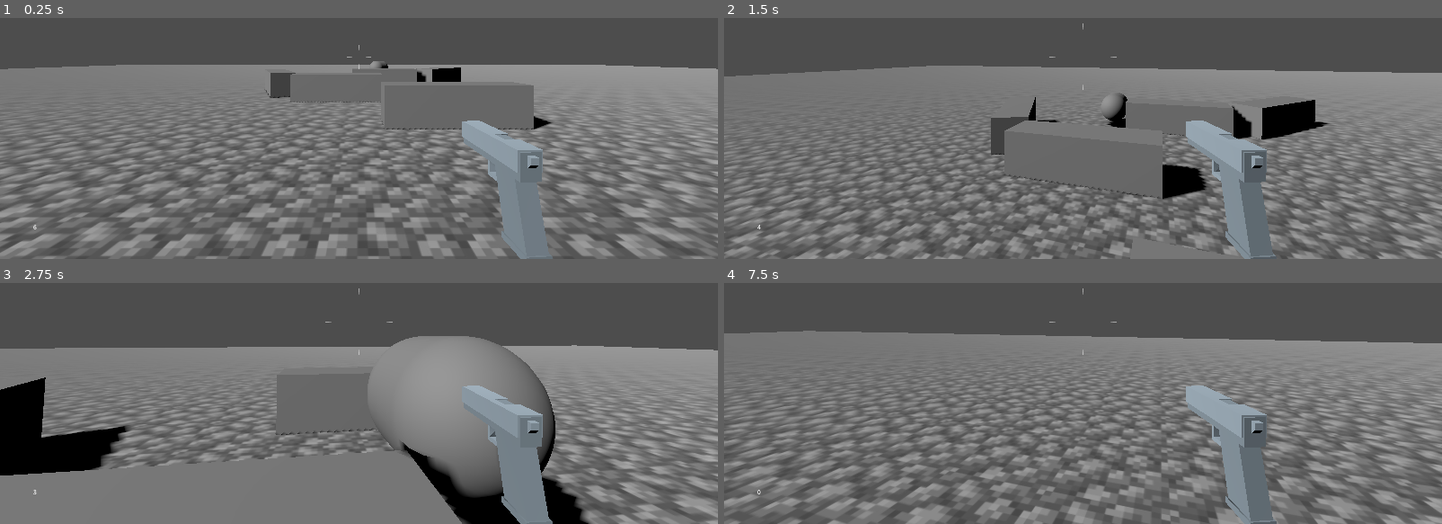
Above: before the commit, frames 1-4 (two rows, left to right).
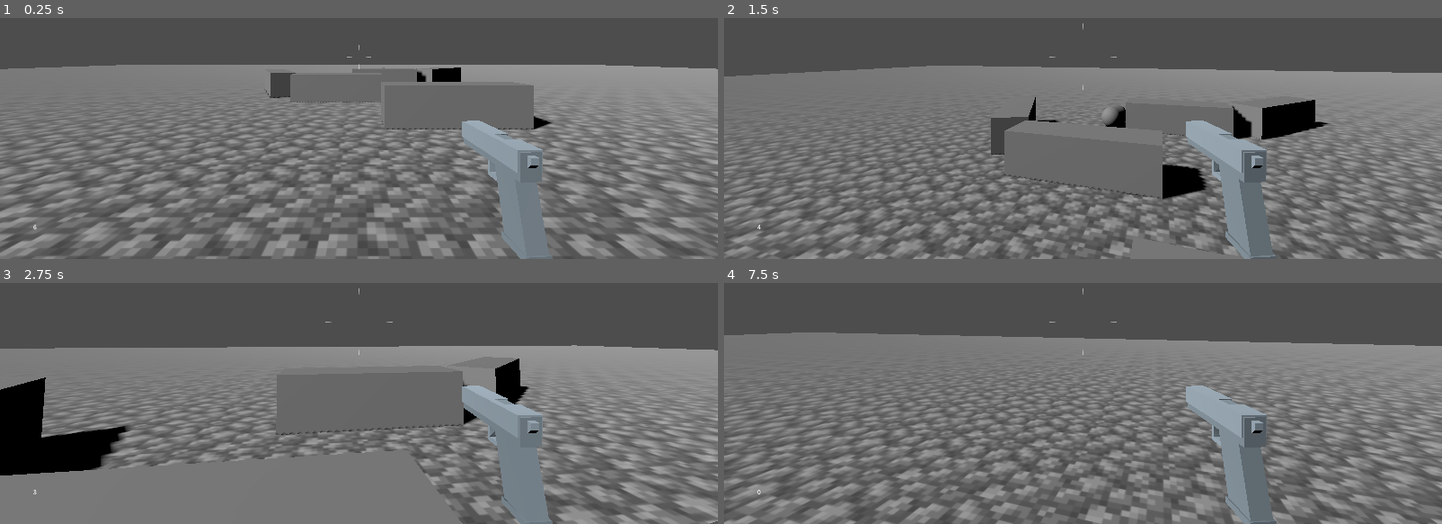
Above: after the commit, the same moments.

Repository: cjratcliff/hellebore
Game: Godot game, scene res://levels/main.tscn
Same seed, same stepped clock (60 frames per second), same inputs: the game is played once before the commit and once after it.
Inputs (mouse positions are in pixels of both pictures, inside the frame that each line leads up to):
- Up to frame 1 (0.25 s): no input
- Up to frame 2 (1.5 s): tap Enter at 0.5 s; move the mouse to (1118, 56) at 0.52 s; press the mouse at (1118, 56) at 0.53 s; hold W (move_forward) from 0.53 s (still down); tap Space (jump) at 0.77 s; move the mouse to (1047, 58) at 1.27 s; release the mouse at (1047, 58) at 1.28 s; click (1047, 58) at 1.35 s
- Up to frame 3 (2.75 s): keep holding W (move_forward); tap Space (jump) at 1.52 s; move the mouse to (373, 314) at 2.02 s; press the mouse at (373, 314) at 2.03 s
- Up to frame 4 (7.5 s): move the mouse to (1075, 328) at 2.77 s; release the mouse at (1075, 328) at 2.78 s; click (1075, 328) at 2.85 s; tap Space (jump) at 3.02, 3.77, 4.52, 6.02, 6.77 s; move the mouse to (1133, 326) at 3.52 s; press the mouse at (1133, 326) at 3.53 s; move the mouse to (1025, 316) at 4.27 s; release the mouse at (1025, 316) at 4.28 s; click (1025, 316) at 4.35 s; move the mouse to (1090, 321) at 5.02 s; press the mouse at (1090, 321) at 5.03 s; move the mouse to (1054, 314) at 5.77 s; release W (move_forward) at 5.78 s; release the mouse at (1054, 314) at 5.78 s; hold D (strafe_right) 5.78-6.53 s; click (1054, 314) at 5.85 s; move the mouse to (1118, 321) at 6.52 s; press the mouse at (1118, 321) at 6.53 s; hold W (move_forward) from 6.53 s (still down); move the mouse to (1047, 323) at 7.27 s; release the mouse at (1047, 323) at 7.28 s; click (1047, 323) at 7.35 s

The runs differ from the first frame. In frame 1, less than 0.1% of the frame differs, in the area x 51-55%, y 17-21%; in frame 2, 0.2%; in frame 3, 8.3%; in frame 4, 22%, in the area x 0-100%, y 19-100%.

Commit message:
smooth turning

Diff:
--- a/hellebore/actors/mobs/mob.gd
+++ b/hellebore/actors/mobs/mob.gd
@@ -29,7 +29,20 @@
 	move_and_slide()
 
 	if global_position.distance_to(next_pos) > 0.5:
-		look_at(global_position + dir * 1000)
+		#look_at(global_position + dir * 1000)
+		# 1. Get the target transform using looking_at()
+		var target_position = global_position + dir * 1000
+		var target_transform = global_transform.looking_at(target_position, Vector3.UP)
+
+		# 2. Convert current and target bases to Quaternions
+		var current_quat = Quaternion(global_transform.basis)
+		var target_quat = Quaternion(target_transform.basis)
+
+		# 3. Smoothly interpolate (slerp) between them
+		var smoothed_quat = current_quat.slerp(target_quat, 2 * delta)
+
+		# 4. Apply the smoothed rotation back to the node
+		global_transform.basis = Basis(smoothed_quat)
 
 func take_damage(amount: float):
 	health -= 1
--- a/hellebore/actors/mobs/mob.tscn
+++ b/hellebore/actors/mobs/mob.tscn
@@ -12,11 +12,11 @@
 script = ExtResource("1_10m25")
 
 [node name="CollisionShape3D" type="CollisionShape3D" parent="." unique_id=658500102]
-transform = Transform3D(1, 0, 0, 0, -4.3711385e-08, 0.99999994, 0, -0.99999994, -4.3711385e-08, 0, 0.92647636, 0.13066863)
+transform = Transform3D(0.75, 0, 0, 0, -3.278354e-08, 0.75, 0, -0.75, -3.278354e-08, 0, 0.62483525, 0.13066863)
 shape = SubResource("CapsuleShape3D_rybk0")
 
 [node name="MeshInstance3D" type="MeshInstance3D" parent="." unique_id=1869741568]
-transform = Transform3D(1, 0, 0, 0, -4.371139e-08, 1, 0, -1, -4.371139e-08, 0, 0.9414654, 0.128479)
+transform = Transform3D(0.75, 0, 0, 0, -3.278354e-08, 0.75, 0, -0.75, -3.278354e-08, 0, 0.6398243, 0.128479)
 mesh = SubResource("CapsuleMesh_rybk0")
 
 [node name="NavigationAgent3D" type="NavigationAgent3D" parent="." unique_id=6625863]
